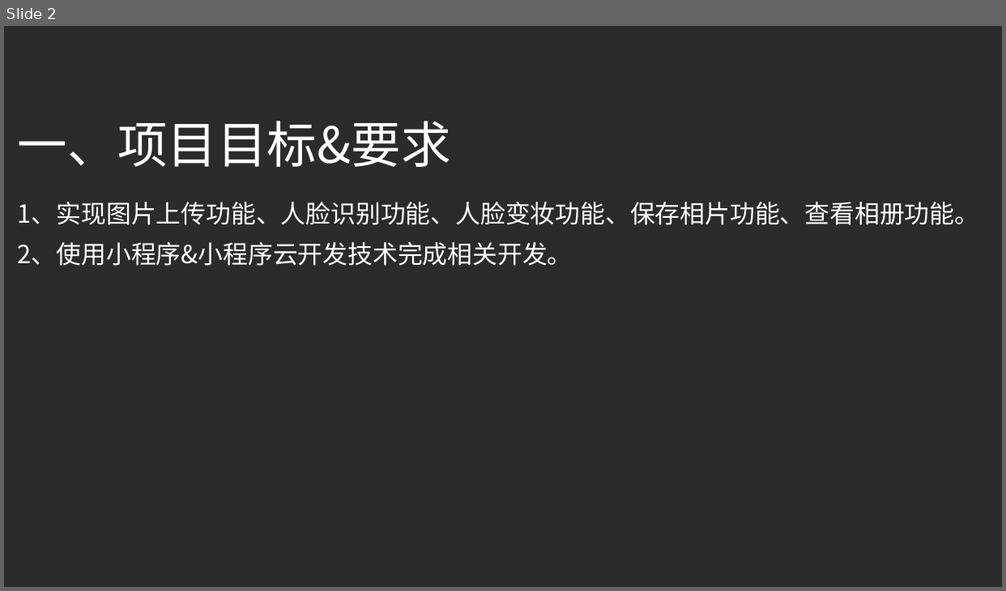
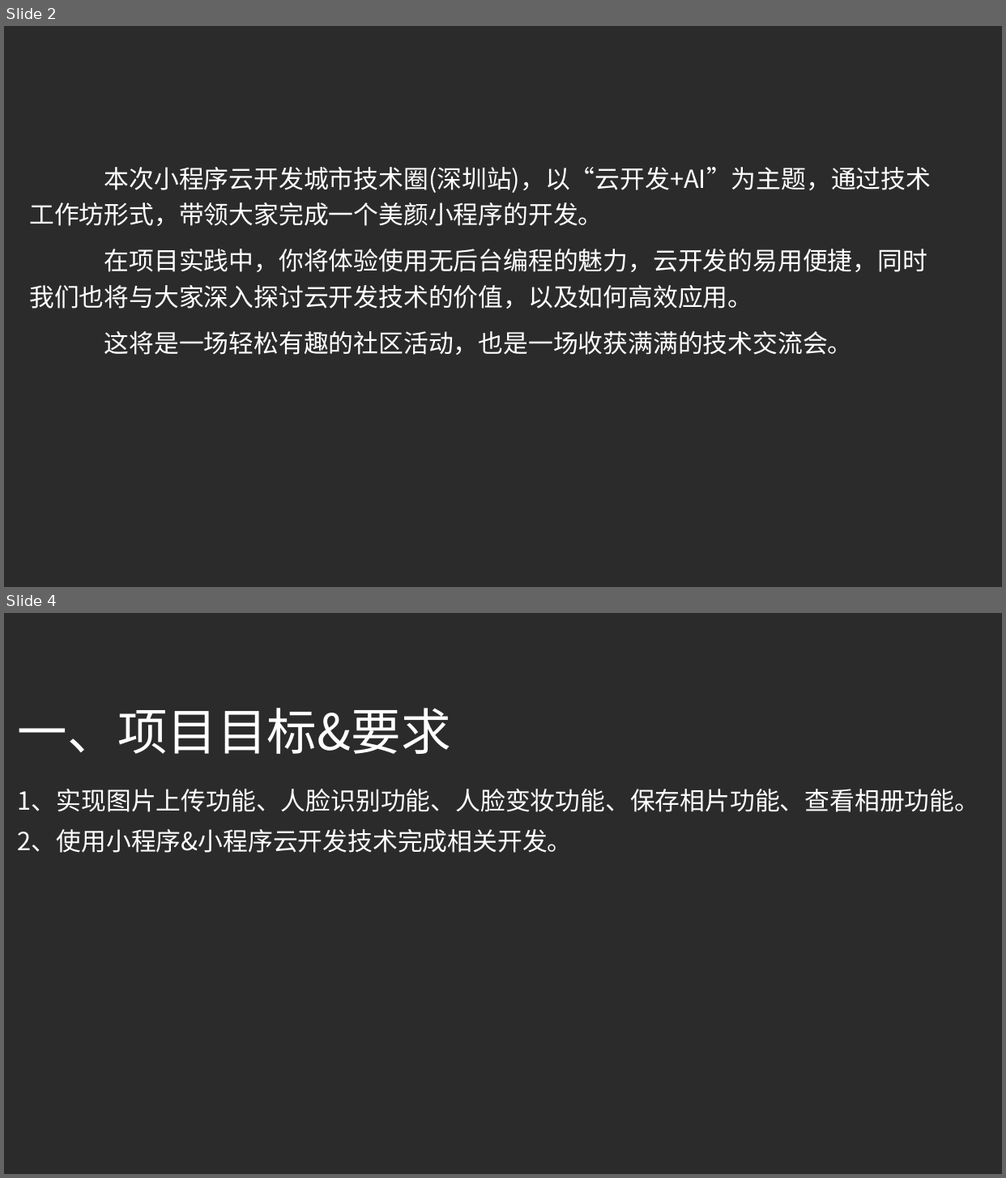
Before and after one commit to chenyuanluck/ai-picture, a slide deck: 美颜相册小程序开发分享.pptx. Shown one above the other, each under a label of ours: slide 2 before the commit, slides 2 and 4 after it; the slides between them are not shown. The pictures are 1006x591 and 1006x1178 pixels, drawn with LibreOffice and Linux fonts; fonts in the diff are those of the drawing; background and template pictures are left out; a plain dark background stands for a picture behind light text. Boxes give left, top, right and bottom in pixels: in the first picture for what was removed or moved away, otherwise in the second. Text is boxed around its words. In the diff, an @@ line names an element or a change of style, - is before the commit and + after.

```diff
--- a/美颜相册小程序开发分享.pptx
+++ b/美颜相册小程序开发分享.pptx
@@ slide 2 added at box(4, 26, 1002, 587), background picture (left out) @@
@@ subtitle added at box(29, 167, 931, 355), 18 pt, text #FFFFFF @@
+本次小程序云开发城市技术圈(深圳站)，以“云开发+AI”为主题，通过技术工作坊形式，带领大家完成一个美颜小程序的开发。
+在项目实践中，你将体验使用无后台编程的魅力，云开发的易用便捷，同时我们也将与大家深入探讨云开发技术的价值，以及如何高效应用。
+这将是一场轻松有趣的社区活动，也是一场收获满满的技术交流会。
@@ what was slide 2 is now slide 4 @@
```
Also in this commit, not shown: 1 slide changed, 2 other slides added, 1 slide removed.
